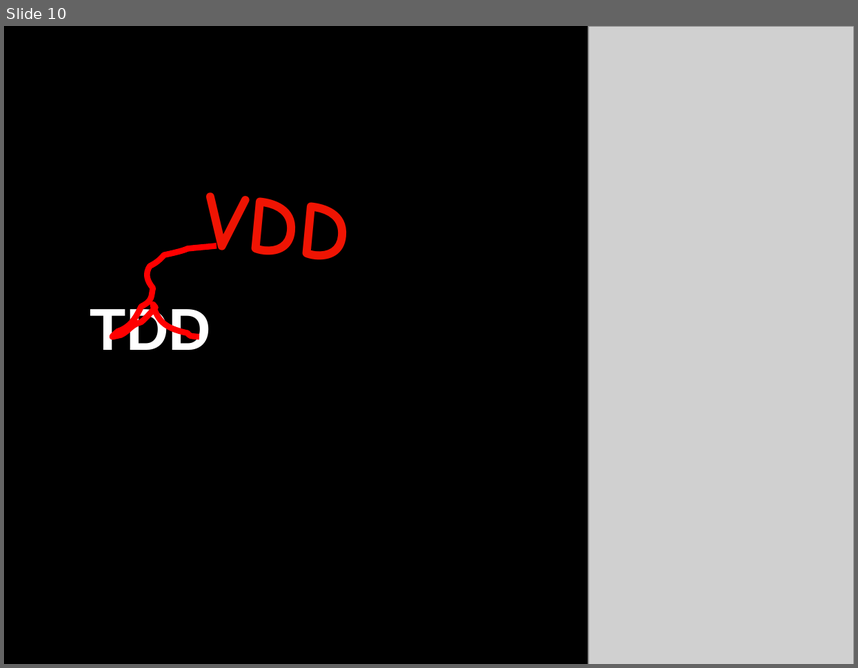
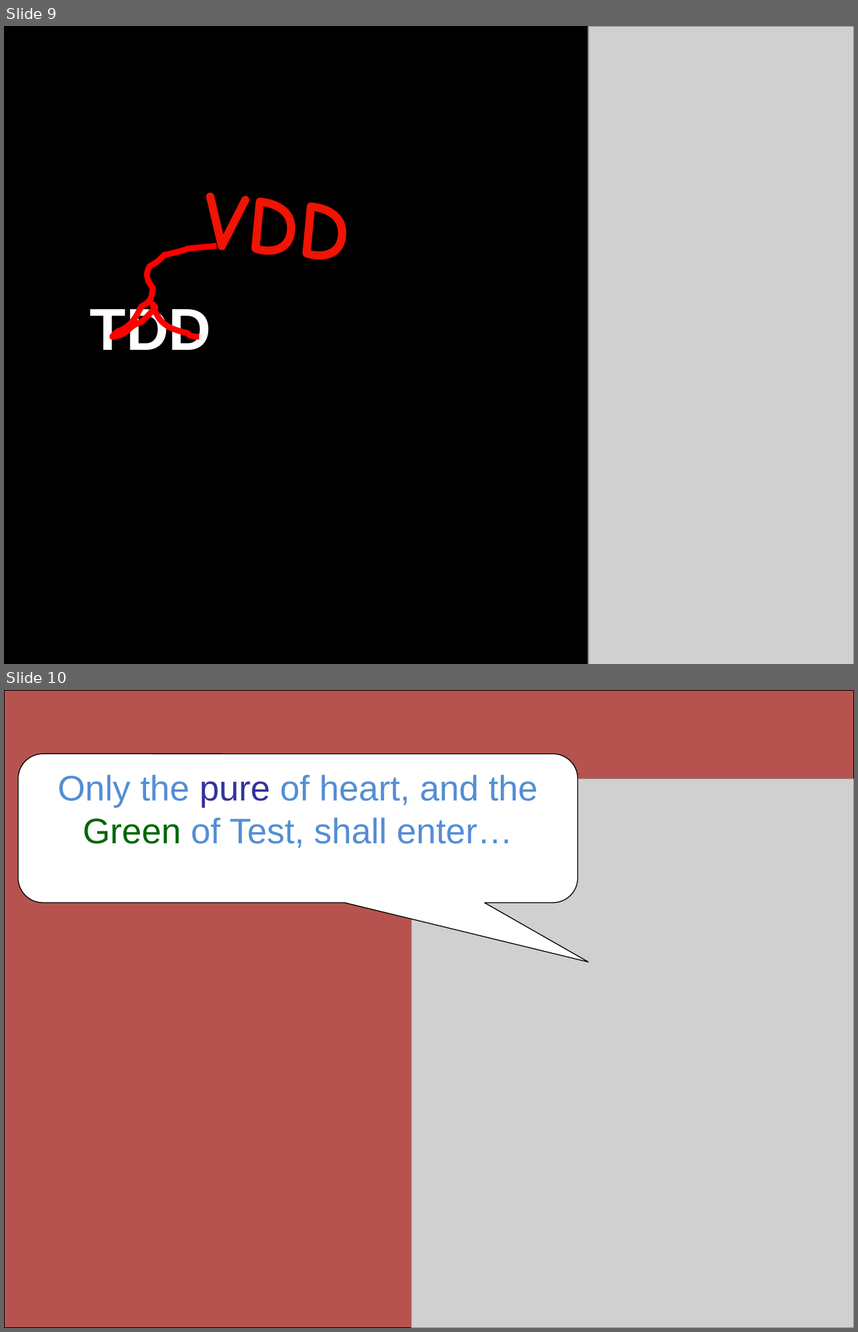
Before and after one commit to marcesher/mxunit-cfmeetups, a slide deck: CFObjective2009TDD/ppt/Esher_TestableCode.ppt. Shown one above the other, each under a label of ours: slide 10 before the commit, slides 9 and 10 after it. The pictures are 858x668 and 858x1332 pixels, drawn with LibreOffice and Linux fonts; fonts in the diff are those of the drawing; grey boxes stand for pictures. Boxes give left, top, right and bottom in pixels: in the first picture for what was removed or moved away, otherwise in the second. Text is boxed around its words. In the diff, an @@ line names an element or a change of style, - is before the commit and + after.

```diff
--- a/CFObjective2009TDD/ppt/Esher_TestableCode.ppt
+++ b/CFObjective2009TDD/ppt/Esher_TestableCode.ppt
@@ slide 10 added at [4, 690, 854, 1328], background #FFFFFF @@
@@ rectangle added at [4, 690, 854, 1328], fill #B7534F, outline #000000 0.74 pt @@
@@ rounded speech box added at [18, 753, 578, 903], fill #FFFFFF, outline #000000 0.74 pt, 30 pt, text #548DD4 @@
+Only the pure of heart, and the Green of Test, shall enter…
@@ picture added at [411, 778, 854, 1328] @@
@@ what was slide 10 is now slide 9 @@
```
Also in this commit, not shown: 3 slides changed, 2 other slides added, 4 slides removed, 2 other files.
